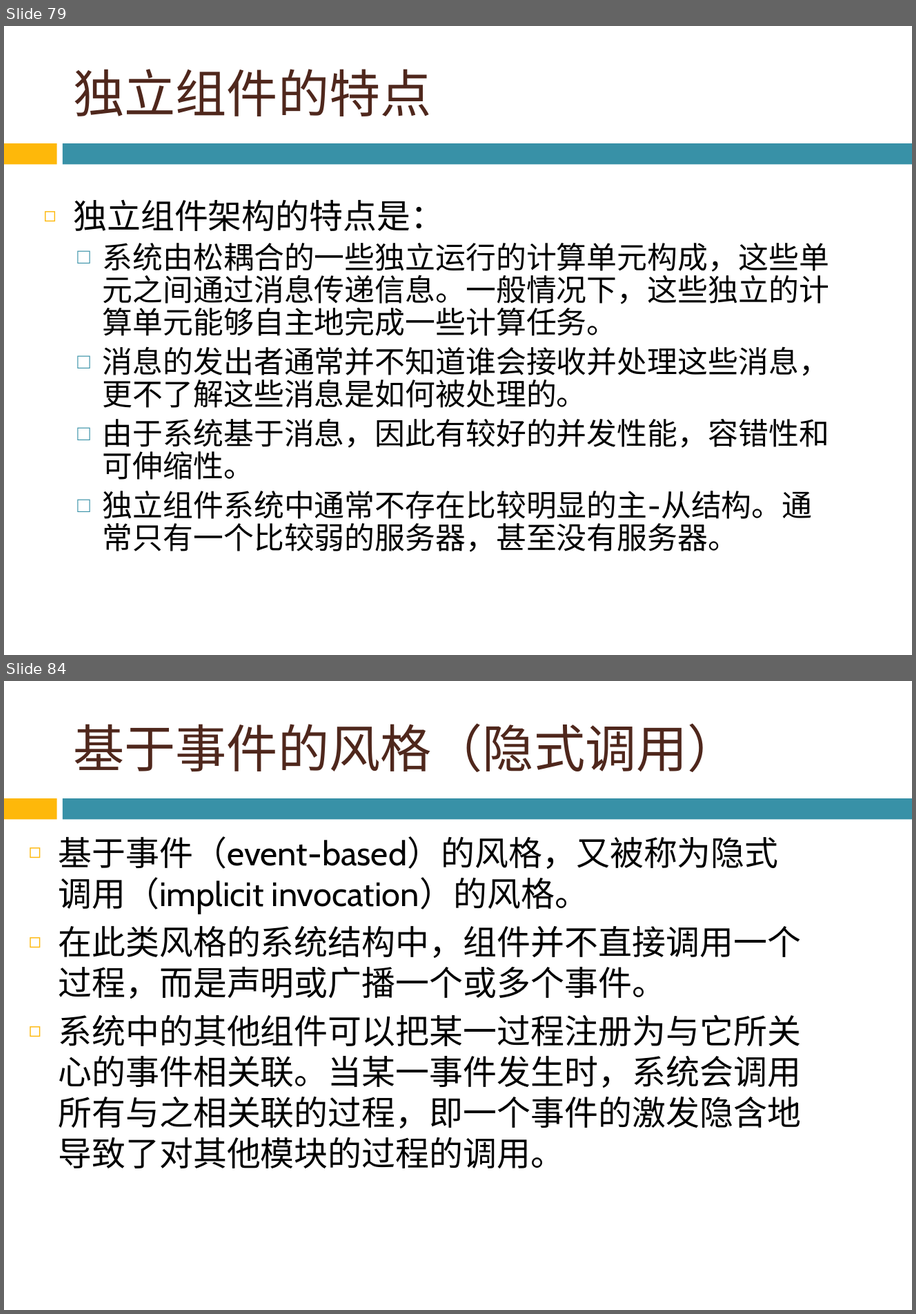
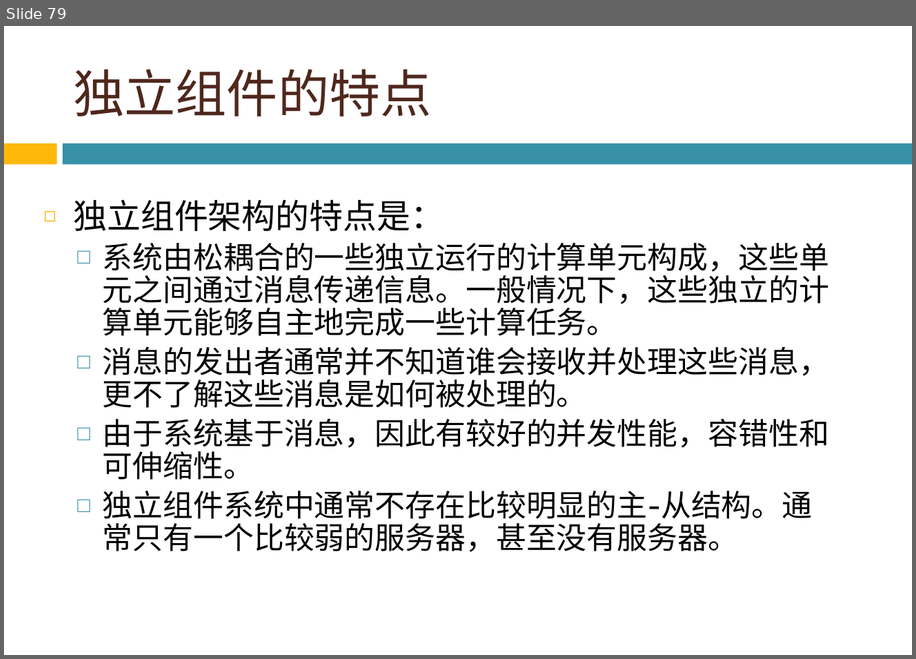
Before and after one commit to bonkboykz/jz81.github.io, a slide deck: course/smt/LectureNotes/(Spring2016)Lecture4.pptx. Shown one above the other, each under a label of ours: slides 79 and 84 before the commit, slide 79 after it; the slides between them are not shown. The pictures are 916x1314 and 916x659 pixels, drawn with LibreOffice and Linux fonts; fonts in the diff are those of the drawing; background and template pictures are left out. Boxes give left, top, right and bottom in pixels: in the first picture for what was removed or moved away, otherwise in the second. Text is boxed around its words. In the diff, an @@ line names an element or a change of style, - is before the commit and + after.

```diff
--- a/course/smt/LectureNotes/(Spring2016)Lecture4.pptx
+++ b/course/smt/LectureNotes/(Spring2016)Lecture4.pptx
@@ slide 84 removed at box(4, 681, 912, 1310), background picture (left out); not listed: 2 template elements that a slide beside it also shows @@
@@ title removed at box(73, 723, 739, 772) @@
-基于事件的风格（隐式调用）
@@ text removed at box(58, 836, 801, 1168) @@
-◻ 基于事件（event-based）的风格，又被称为隐式调用（implicit invocation）的风格。
-◻ 在此类风格的系统结构中，组件并不直接调用一个过程，而是声明或广播一个或多个事件。
-◻ 系统中的其他组件可以把某一过程注册为与它所关心的事件相关联。当某一事件发生时，系统会调用所有与之相关联的过程，即一个事件的激发隐含地导致了对其他模块的过程的调用。
```
Also in this commit, not shown: 8 other slides removed, 2 other files.
